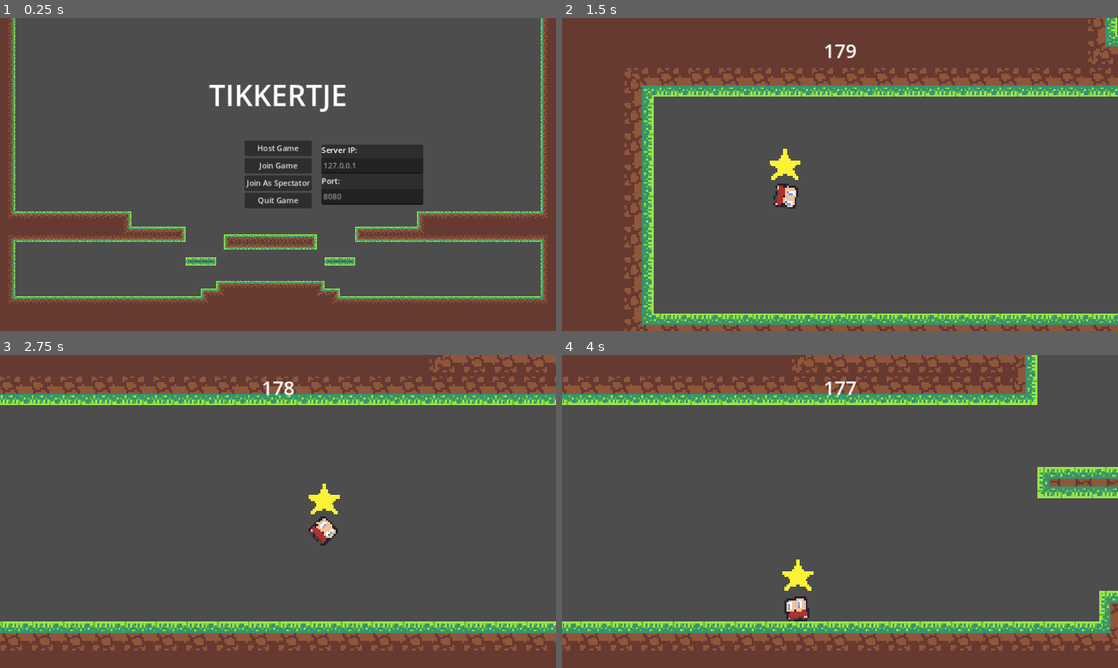
Above: before the commit, frames 1-4 (two rows, left to right).
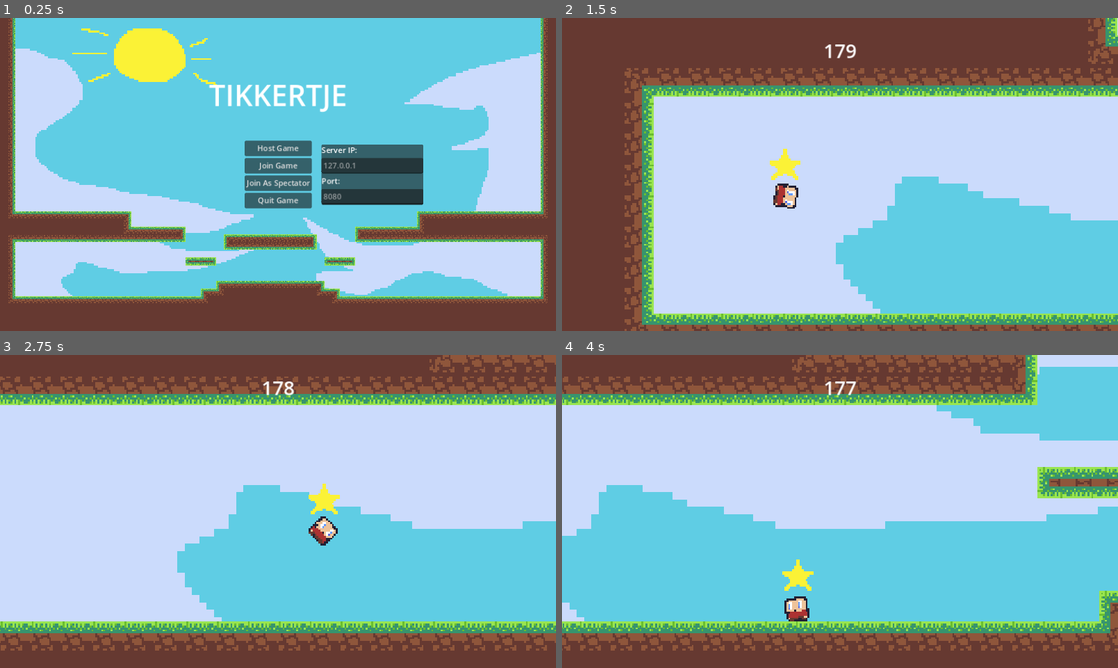
Above: after the commit, the same moments.

Repository: hansvbaker5/tikkertje---multiplayer
Game: Godot game, scene res://Prefab/game.tscn
Two runs of this game, one before a commit and one after it. Both use one fixed random seed, a clock stepped at 60 frames per second and the inputs below.
Inputs (mouse positions are in pixels of both pictures, inside the frame that each line leads up to):
- Up to frame 1 (0.25 s): no input
- Up to frame 2 (1.5 s): click (934, 165) at 0.52 s; type "12" at 0.6 s; click (934, 196) at 0.75 s; type "12" at 0.83 s; click "Host Game" at 1.25 s
- Up to frame 3 (2.75 s): hold Right (move_right) from 2.03 s (still down); tap Space (jump) at 2.27 s
- Up to frame 4 (4 s): tap Space (jump) at 3.02 s; release Right (move_right) at 3.53 s; hold Left (move_left) from 3.53 s (still down)

The runs differ from the first frame. In frame 1, 74% of the frame differs, in the area x 2-98%, y 0-89%; in frame 2, 57%; in frame 3, 69%; in frame 4, 69%.
Error before the commit: Assertion failed: UPNP Discover Failed! Error 24 (res://Script/multiplayer_manager.gd:65)

Commit message:
Made the Multiplayer work!!!

Diff:
--- a/Prefab/player.tscn
+++ b/Prefab/player.tscn
@@ -191,9 +191,8 @@
 texture_filter = 1
 position = Vector2(0, -16)
 texture = ExtResource("1_fdorb")
-hframes = 4
-vframes = 4
-frame = 3
+region_enabled = true
+region_rect = Rect2(48, 0, 16, 16)
 
 [connection signal="area_entered" from="Area2D" to="." method="_on_area_2d_area_entered"]
 [connection signal="area_exited" from="Area2D" to="." method="_on_area_2d_area_exited"]
--- a/Prefab/playground_level.tscn
+++ b/Prefab/playground_level.tscn
@@ -1,8 +1,18 @@
-[gd_scene load_steps=2 format=4 uid="uid://vqbx4js3lowi"]
+[gd_scene load_steps=3 format=4 uid="uid://vqbx4js3lowi"]
 
+[ext_resource type="Texture2D" uid="uid://dw5bbirsaiwwl" path="res://Art/spritesheet.png" id="1_agj72"]
 [ext_resource type="TileSet" uid="uid://cl4vhrd5q2klm" path="res://Art/Tilesetter/Ground/tileset_Ground.tres" id="1_uc3jb"]
 
 [node name="Playground Level" type="Node2D"]
+
+[node name="Background" type="Sprite2D" parent="."]
+z_index = -1
+texture_filter = 1
+position = Vector2(583, 281)
+scale = Vector2(3.80312, 3.80312)
+texture = ExtResource("1_agj72")
+region_enabled = true
+region_rect = Rect2(0, 64.1061, 304.097, 159.912)
 
 [node name="TileMapLayer" type="TileMapLayer" parent="."]
 texture_filter = 1
--- a/Script/game_manager.gd
+++ b/Script/game_manager.gd
@@ -33,6 +33,11 @@
 	$UI/Menu.hide()
 	unhide_timer()
 
+func unhide_UI():
+	$UI/Menu.visible = true
+	$UI/Timer.visible = false
+	$UI/Timer.time_left = 0
+
 func unhide_timer():
 	$UI/Timer.visible = true
 
--- a/Script/multiplayer_manager.gd
+++ b/Script/multiplayer_manager.gd
@@ -7,41 +7,45 @@
 var _players_spawn_node
 var host_mode_enabled = false
 
+var peer = ENetMultiplayerPeer.new()
+
+func _ready():
+	multiplayer.server_disconnected.connect(_disconnect_from_server)
+
 func become_host():
 	print("Making Lobby...")
 
 	_players_spawn_node = get_tree().get_current_scene().get_node("Players")
 
 	host_mode_enabled = true
+	peer.create_server(SERVER_PORT)
 
-	var server_peer = ENetMultiplayerPeer.new()
-	server_peer.create_server(SERVER_PORT)
-
-	multiplayer.multiplayer_peer = server_peer
+	multiplayer.multiplayer_peer = peer
 
 	_add_player_to_game(1)
 
 	multiplayer.peer_connected.connect(_add_player_to_game)
 	multiplayer.peer_disconnected.connect(_remove_player_from_game)
 
-	upnp_setup()
+	#upnp_setup()
 
 func join_as_player(Server_IP):
+
 	print("Joining Lobby as Player...")
+	peer.create_client(Server_IP, SERVER_PORT)
 
-	var client_peer = ENetMultiplayerPeer.new()
-	client_peer.create_client(Server_IP, SERVER_PORT)
+	multiplayer.multiplayer_peer = peer
 
-	multiplayer.multiplayer_peer = client_peer
+	print(multiplayer.multiplayer_peer.get_connection_status())
 
 func join_as_spectator(Server_IP):
 
 	print("Joining Lobby as Spectator...")
+	peer.create_client(Server_IP, SERVER_PORT)
 
-	var client_peer = ENetMultiplayerPeer.new()
-	client_peer.create_client(Server_IP, SERVER_PORT)
+	multiplayer.multiplayer_peer = peer
 
-	multiplayer.multiplayer_peer = client_peer
+	multiplayer.server_disconnected.connect(_disconnect_from_server)
 
 func _add_player_to_game(id: int):
 	print("Player %s joined the game!" % id)
@@ -57,6 +61,10 @@
 		return
 	_players_spawn_node.get_node(str(id)).queue_free()
 
+func _disconnect_from_server():
+	get_tree().get_current_scene().unhide_UI()
+	multiplayer.multiplayer_peer = OfflineMultiplayerPeer.new()
+	peer.close()
 
 func upnp_setup():
 	var upnp = UPNP.new()
Binary file changed: Art/spritesheet.aseprite
Binary file changed: Art/spritesheet.png
Not shown, changed: Export/prototype.pck
